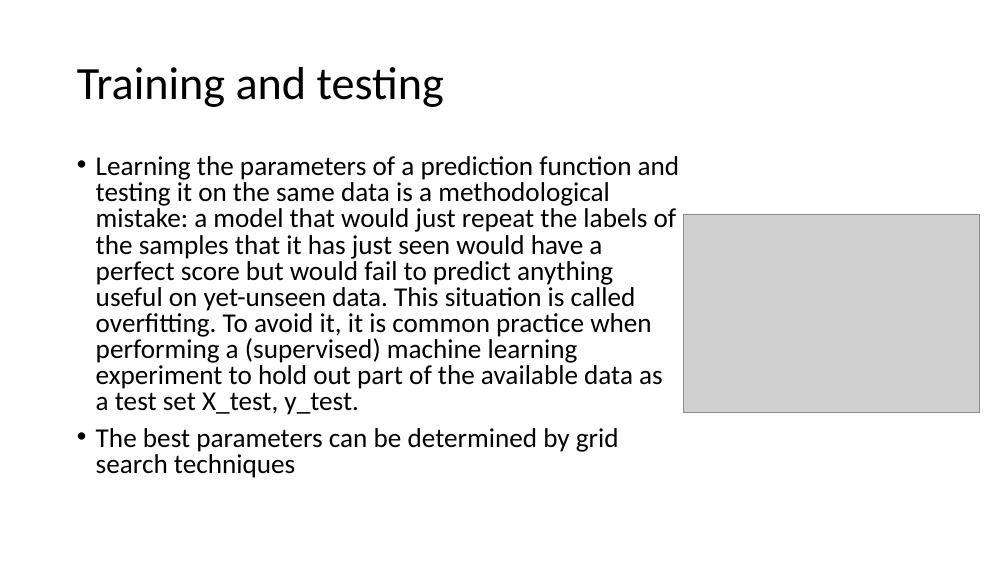
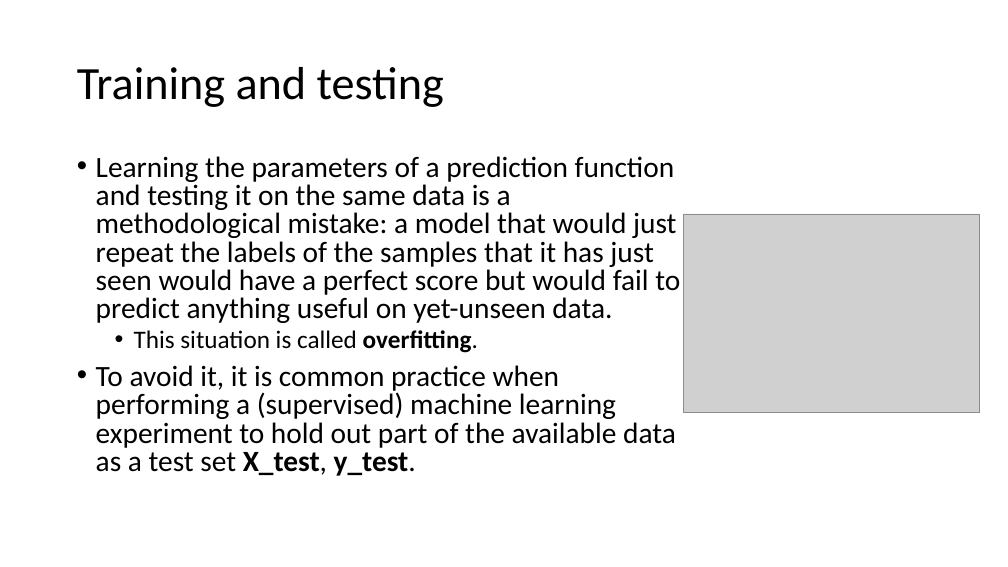
Before and after one commit to FranzGH/IoT_ML, a slide deck: slide 3 of Model selection.pptx. Drawn at 1008x567 pixels with LibreOffice and Linux fonts; fonts in the diff are those of the drawing; grey boxes stand for pictures. Boxes give left, top, right and bottom in pixels: in the first picture for what was removed or moved away, otherwise in the second. Text is boxed around its words. In the diff, an @@ line names an element or a change of style, - is before the commit and + after.

```diff
--- a/Model selection.pptx
+++ b/Model selection.pptx
@@ text at (96,156,680,476): text changed; size 25.9 to 28 pt @@
-• Learning the parameters of a prediction function and testing it on the same data is a methodological mistake: a model that would just repeat the labels of the samples that it has just seen would have a perfect score but would fail to predict anything useful on yet-unseen data. This situation is called overfitting. To avoid it, it is common practice when performing a (supervised) machine learning experiment to hold out part of the available data as a test set X_test, y_test.
-• The best parameters can be determined by grid search techniques
+• Learning the parameters of a prediction function and testing it on the same data is a methodological mistake: a model that would just repeat the labels of the samples that it has just seen would have a perfect score but would fail to predict anything useful on yet-unseen data.
+  • This situation is called overfitting.
+• To avoid it, it is common practice when performing a (supervised) machine learning experiment to hold out part of the available data as a test set X_test, y_test.
```
Also in this commit, not shown: 3 other slides changed, 6 other files.
